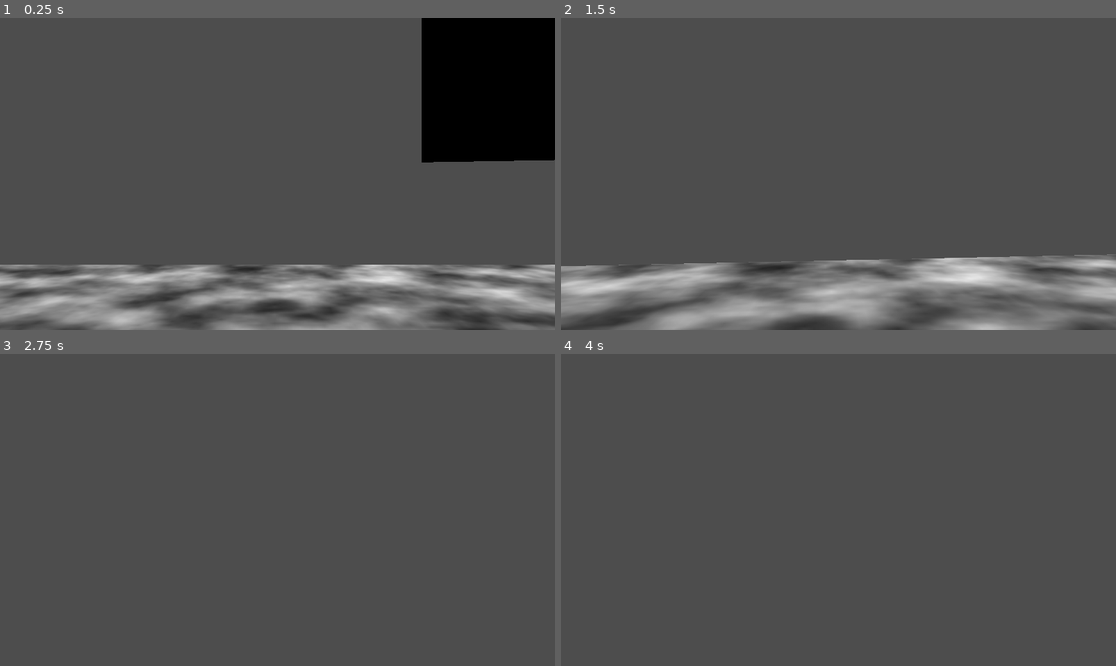
Above: before the commit, frames 1-4 (two rows, left to right).
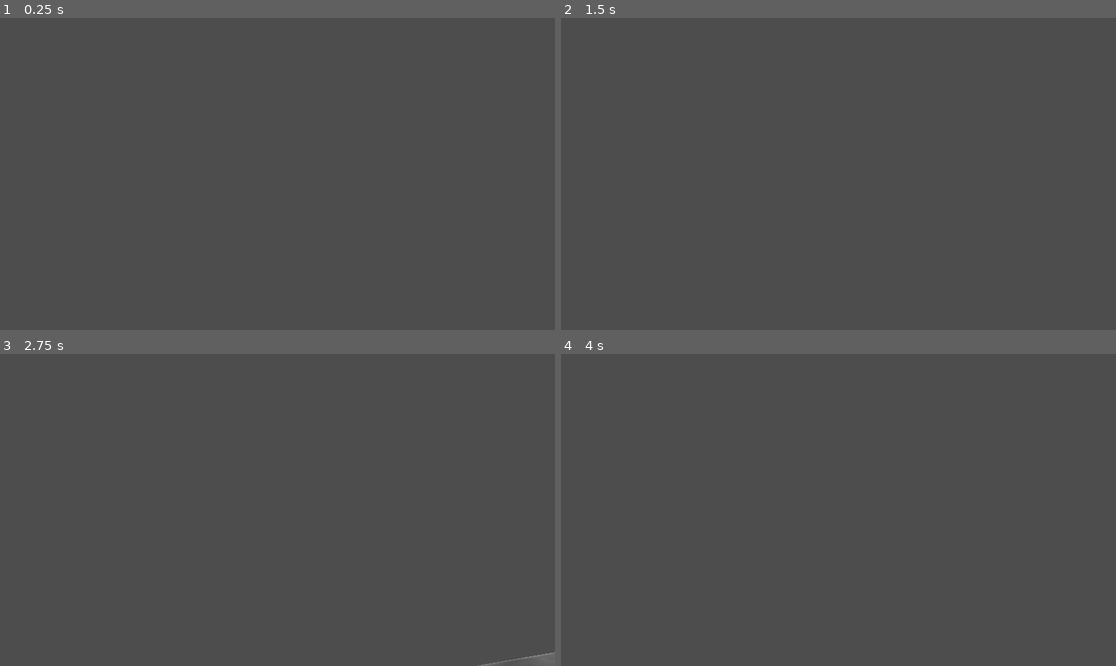
Above: after the commit, the same moments.

Repository: MoustachedMamba/Zarg
Game: Godot game, scene res://testscene.tscn
The game is run twice, just before and just after one commit, with the same random seed, the same clock (stepped at 60 frames per second) and the same inputs.
Inputs (mouse positions are in pixels of both pictures, inside the frame that each line leads up to):
- Up to frame 1 (0.25 s): no input
- Up to frame 2 (1.5 s): move the mouse to (866, 174) at 0.52 s; hold Ctrl (Crouch) 0.53-1.28 s; hold W (Forward) from 0.53 s (still down); tap Space (Jump) at 0.77, 1.07 s; tap Shift (Sprint) at 0.8, 1.35 s; move the mouse to (810, 174) at 1.27 s
- Up to frame 3 (2.75 s): keep holding W (Forward); tap Space (Jump) at 1.52, 1.55, 1.82 s; move the mouse to (288, 503) at 2.02 s; hold Space (Jump) from 2.03 s (still down); tap Ctrl (Crouch) at 2.3 s
- Up to frame 4 (4 s): keep holding W (Forward); move the mouse to (832, 516) at 2.77 s; release Space (Jump) at 2.78 s; tap Ctrl (Crouch) at 2.85 s; tap Space (Jump) at 3.02, 3.32, 3.77, 3.8 s; tap Shift (Sprint) at 3.05 s; tap Enter at 3.5 s; move the mouse to (877, 513) at 3.52 s; press the mouse at (877, 513) at 3.53 s

The runs differ from the first frame. In frame 1, 25% of the frame differs, in the area x 0-100%, y 0-100%; in frame 2, 16%; in frame 3, 0.1%; in frame 4, nothing differs.

Commit message:
some fov shenanigans and jump-sensitive headbobbing
i fucking love this fpc idc that we don't need it

Diff:
--- a/char_ctrlr.gd
+++ b/char_ctrlr.gd
@@ -5,10 +5,10 @@
 @export var sprint_speed = 7.0
 @export var crouch_walk_speed = 2.0
 @export var jump_velocity = 5.0
-@export var sensitivity = Vector2(0.2,0.4)
+@export var sensitivity = Vector2(0.25,0.4)
 @export var camera_responsive = Vector2(7.0,7.0)
 @export var air_control = 0.0
-@export var accel = 5.0
+@export var accel = 5.5
 @onready var head = $head
 @onready var headbob = $head/headbobcentre
 @onready var collider = $CollisionShape3D
@@ -19,14 +19,13 @@
 var current_speed = walk_speed
 var target_speed = walk_speed
 var head_bob_timer = 0.0
-var head_height_default = 1.5
-var head_height_crouch = 0.7
 var crouched = false
 var crouch_input = false
 var sprinting = false
 var crouch_height = 1.0
 var stand_height
 var lean = 0
+var vert_offset = 0.0
 func _ready():
 	Input.set_mouse_mode(Input.MOUSE_MODE_CAPTURED)
 	stand_height = collider.shape.height
@@ -37,12 +36,6 @@
 	if not is_on_floor():
 		velocity.y -= gravity * delta
 
-	# Handle Jump.
-
-
-
-
-	head.position.y = lerp(head.position.y,float(crouched)*head_height_crouch+float(!crouched)*head_height_default,delta*5)
 	if crouch_input and !crouched:
 		crouched = is_on_floor()
 	if !crouch_input and crouched:
@@ -70,12 +63,18 @@
 	head.rotation_degrees.x = look_rot.x
 	rotation_degrees.y = look_rot.y
 	get_lean(delta)
+	determine_speed()
+	camera_fov_control()
 
 
 func _process(delta):
 	if is_on_floor():
 		head_bob_timer += delta*velocity.length()*3.0
 	headbob.position.y = sin(head_bob_timer)*0.1
+	vert_offset = lerp(vert_offset,clamp(velocity.y,-10.0,6)*0.07,delta*4.0)
+	headbob.position.y += vert_offset*1.6
+	headbob.rotation_degrees.x = vert_offset*9
+
 
 
 
@@ -95,32 +94,21 @@
 		velocity.y = jump_velocity
 	if event.is_action_pressed("Sprint"):
 		sprinting = true
-		if !crouched:
-			target_speed = sprint_speed
 	if event.is_action_released("Sprint"):
 		sprinting = false
-		if crouched:
-			target_speed = crouch_walk_speed
-		else:
-			target_speed = walk_speed
 	if event.is_action_pressed("Crouch"):
 		if is_on_floor(): crouched = true
 		crouch_input = true
-		target_speed = crouch_walk_speed
 	if event.is_action_released("Crouch"):
 		crouch_input = false
 		crouched = is_under_smth()
-		if sprinting and !crouched:
-			target_speed = sprint_speed
-		elif !crouched:
-			target_speed = walk_speed
 
 func get_crouch(delta : float, crouching = false):
 	var target_height : float = crouch_height if crouching else stand_height
 
 	collider.shape.height = lerp(collider.shape.height, target_height, delta)
 	collider.position.y = lerp(collider.position.y, target_height * 0.5, delta)
-	head.position.y = collider.shape.height-0.5
+	head.position.y = collider.shape.height-0.2
 
 func is_under_smth()->bool:
 	return $CollisionShape3D/Area3D.has_overlapping_bodies() and is_on_floor()
@@ -129,6 +117,16 @@
 	var can_lean_right = float(!$CollisionShape3D/right_ear.has_overlapping_bodies() and $CollisionShape3D/front.has_overlapping_bodies())
 	var can_lean_left = float(!$CollisionShape3D/left_ear.has_overlapping_bodies() and $CollisionShape3D/front.has_overlapping_bodies())
 	var target_lean : float = float(Input.is_action_pressed("LeanRight"))*can_lean_right - float(Input.is_action_pressed("LeanLeft"))*can_lean_left
-	print(target_lean)
 	head.position.x = lerp(head.position.x, 0.7*target_lean, delta*(4.0 - abs(target_lean)))
 	head.rotation_degrees.z = lerp(head.rotation_degrees.z, -20*target_lean, delta*(4.0 - abs(target_lean)))
+
+func determine_speed():
+	if crouched:
+		target_speed = crouch_walk_speed
+	elif sprinting:
+		target_speed = sprint_speed
+	else:
+		target_speed = walk_speed
+
+func camera_fov_control():
+	$head/headbobcentre/Camera3D.set_fov(70+0.2*Vector2(velocity.z,velocity.x).length()*current_speed + 0.4*abs(head.rotation_degrees.z))
--- a/char_ctrlr.tscn
+++ b/char_ctrlr.tscn
@@ -9,9 +9,10 @@
 
 [sub_resource type="CylinderShape3D" id="CylinderShape3D_p3kef"]
 height = 1.0
+radius = 0.4
 
 [sub_resource type="BoxShape3D" id="BoxShape3D_muw0k"]
-size = Vector3(2, 1, 1)
+size = Vector3(0.4, 1.5, 0.4)
 
 [node name="CharacterBody3D" type="CharacterBody3D"]
 collision_layer = 2
@@ -25,35 +26,32 @@
 collision_layer = 0
 
 [node name="CollisionShape3D" type="CollisionShape3D" parent="CollisionShape3D/Area3D"]
-transform = Transform3D(1, 0, 0, 0, 1, 0, 0, 0, 1, 0, 0.996175, 0)
+transform = Transform3D(1, 0, 0, 0, 1, 0, 0, 0, 1, 0, 1, 0)
 shape = SubResource("CylinderShape3D_ylpwl")
 
 [node name="right_ear" type="Area3D" parent="CollisionShape3D"]
-transform = Transform3D(1, 0, 0, 0, 1, 0, 0, 0, 1, 0, 0.56581, 0)
 collision_layer = 0
 
 [node name="CollisionShape3D" type="CollisionShape3D" parent="CollisionShape3D/right_ear"]
-transform = Transform3D(1, 0, 0, 0, 1, 0, 0, 0, 1, 1, 0.5, 0)
+transform = Transform3D(1, 0, 0, 0, 1, 0, 0, 0, 1, 0.9, 0, -0.25)
 shape = SubResource("CylinderShape3D_p3kef")
 
 [node name="left_ear" type="Area3D" parent="CollisionShape3D"]
-transform = Transform3D(1, 0, 0, 0, 1, 0, 0, 0, 1, 0, 0.56581, 0)
 collision_layer = 0
 
 [node name="CollisionShape3D" type="CollisionShape3D" parent="CollisionShape3D/left_ear"]
-transform = Transform3D(1, 0, 0, 0, 1, 0, 0, 0, 1, -1, 0.5, 0)
+transform = Transform3D(1, 0, 0, 0, 1, 0, 0, 0, 1, -0.9, 0, -0.25)
 shape = SubResource("CylinderShape3D_p3kef")
 
 [node name="front" type="Area3D" parent="CollisionShape3D"]
-transform = Transform3D(1, 0, 0, 0, 1, 0, 0, 0, 1, 0, 0.56581, 0)
 collision_layer = 0
 
 [node name="CollisionShape3D" type="CollisionShape3D" parent="CollisionShape3D/front"]
-transform = Transform3D(1, 0, 0, 0, 1, 0, 0, 0, 1, 0, 0.5, -1)
+transform = Transform3D(1, 0, 0, 0, 1, 0, 0, 0, 1, 0, 0.5, -0.5)
 shape = SubResource("BoxShape3D_muw0k")
 
 [node name="head" type="Node3D" parent="."]
-transform = Transform3D(1, 0, 0, 0, 1, 0, 0, 0, 1, 0, 1.56581, 0)
+transform = Transform3D(1, -0.000741469, 0.000115489, 0.000741468, 1, 1.1147e-05, -0.000115497, -1.10564e-05, 1, 0, 1.8, 0)
 
 [node name="headbobcentre" type="Node3D" parent="head"]
 
--- a/testscene.tscn
+++ b/testscene.tscn
@@ -38,7 +38,7 @@
 transform = Transform3D(1, 0, 0, 0, 0.592702, 0.805422, 0, -0.805422, 0.592702, 0, 7.95953, 0)
 
 [node name="CharacterBody3D" parent="." instance=ExtResource("1_8w41q")]
-transform = Transform3D(1, 0, 0, 0, 1, 0, 0, 0, 1, 0, 2.07434, 0)
+transform = Transform3D(1, 0, 0, 0, 1, 0, 0, 0, 1, 1.74839, 6.63781, 0.625831)
 
 [node name="StaticBody3D2" type="StaticBody3D" parent="."]
 transform = Transform3D(1, 0, 0, 0, 1, 0, 0, 0, 1, -5.67664, 3.09101, 0)
@@ -93,3 +93,14 @@
 mesh = SubResource("BoxMesh_rf37o")
 skeleton = NodePath("../../StaticBody3D3")
 surface_material_override/0 = SubResource("StandardMaterial3D_lq77h")
+
+[node name="StaticBody3D7" type="StaticBody3D" parent="."]
+transform = Transform3D(-0.217252, -0.313362, -4.49218, -0.636549, 0.0736825, 1.58964, -0.0223436, 0.94774, -1.60889, 12.9619, 2.37954, 2.81816)
+
+[node name="CollisionShape3D" type="CollisionShape3D" parent="StaticBody3D7"]
+shape = SubResource("BoxShape3D_qqvgn")
+
+[node name="MeshInstance3D" type="MeshInstance3D" parent="StaticBody3D7"]
+mesh = SubResource("BoxMesh_rf37o")
+skeleton = NodePath("../../StaticBody3D3")
+surface_material_override/0 = SubResource("StandardMaterial3D_lq77h")
